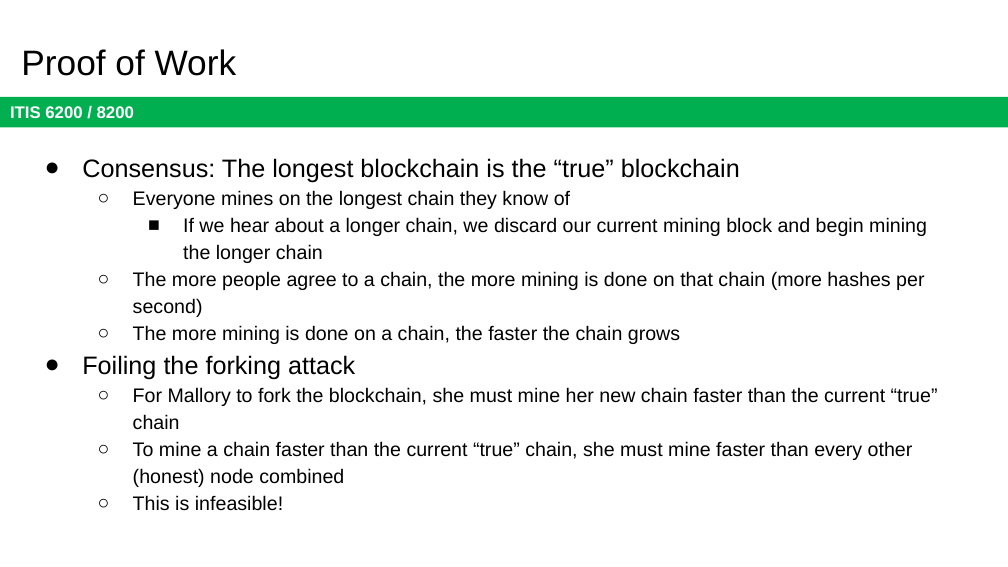
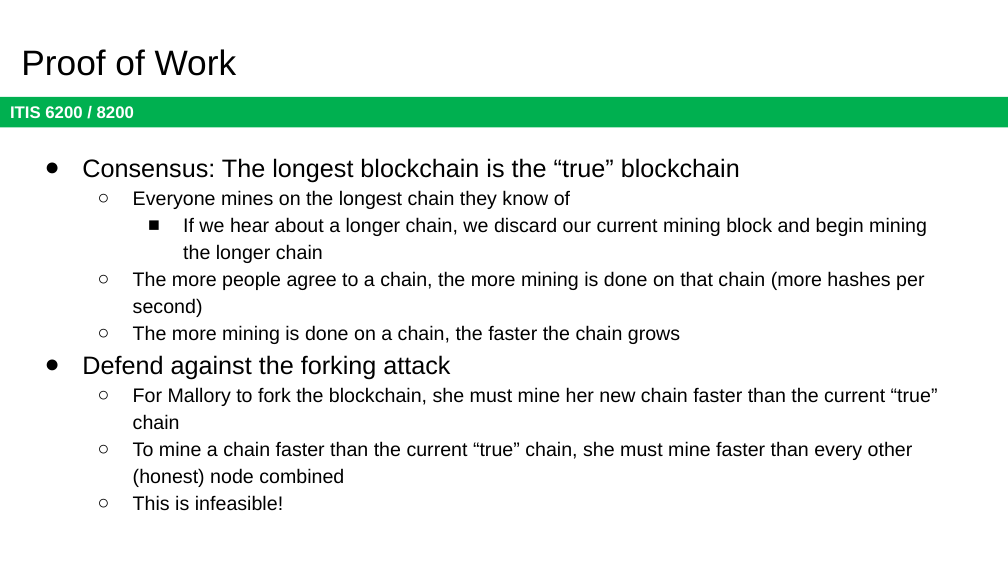
Before and after one commit to jx5c/github.io, a slide deck: slide 23 of teaching/ITIS6200/2023fa/lectures/lec08.pptx. Drawn at 1008x567 pixels with LibreOffice and Linux fonts; fonts in the diff are those of the drawing. Boxes give left, top, right and bottom in pixels: in the first picture for what was removed or moved away, otherwise in the second. Text is boxed around its words. In the diff, an @@ line names an element or a change of style, - is before the commit and + after.

```diff
--- a/teaching/ITIS6200/2023fa/lectures/lec08.pptx
+++ b/teaching/ITIS6200/2023fa/lectures/lec08.pptx
@@ text at box(82, 355, 450, 379): text changed @@
-● Foiling the forking attack
+● Defend against the forking attack
```
Also in this commit, not shown: 10 other slides changed, 2 other files.
